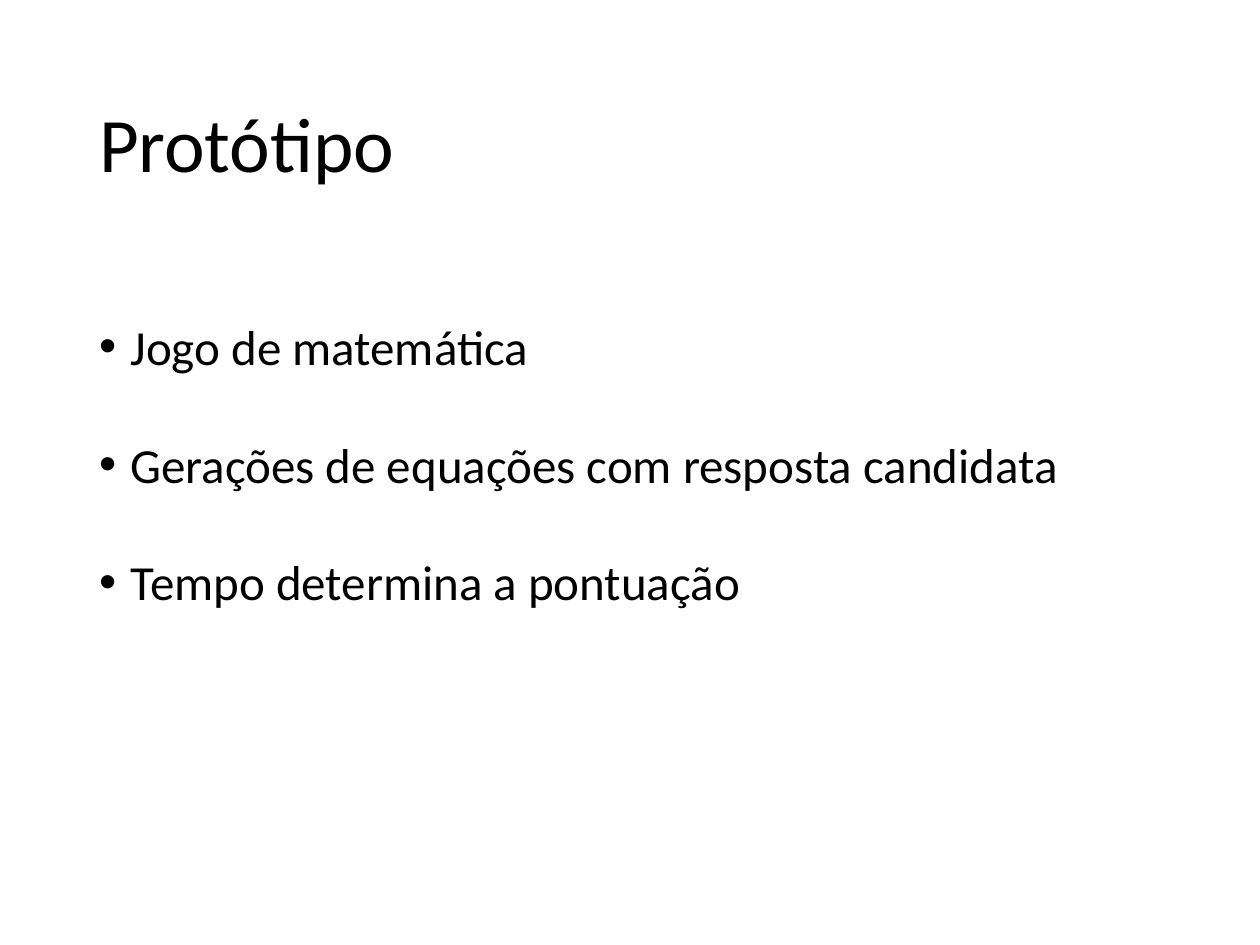
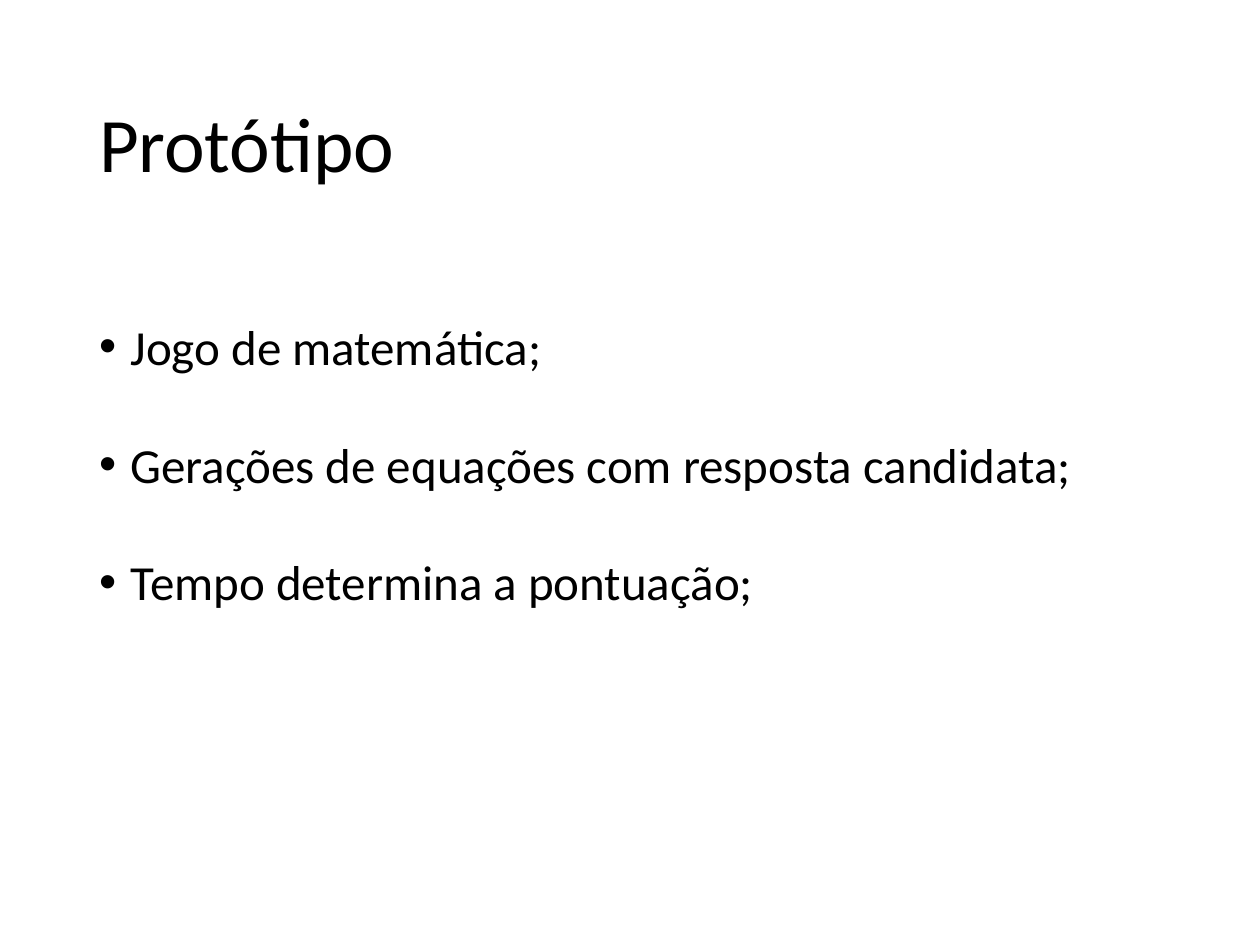
Before and after one commit to jeanCarloMachado/htmlLimitations, a slide deck: slide 11 of LimitacoesHTMLJogosMultiplataforma.odp. Drawn at 1260x945 pixels with LibreOffice and Linux fonts; fonts in the diff are those of the drawing; background and template pictures are left out. Boxes give left, top, right and bottom in pixels: in the first picture for what was removed or moved away, otherwise in the second. Text is boxed around its words. In the diff, an @@ line names an element or a change of style, - is before the commit and + after.

```diff
--- a/LimitacoesHTMLJogosMultiplataforma.odp
+++ b/LimitacoesHTMLJogosMultiplataforma.odp
@@ text at <box>131,331,1070,609</box>: text changed @@
-• Jogo de matemática
-• Gerações de equações com resposta candidata
-• Tempo determina a pontuação
+• Jogo de matemática;
+• Gerações de equações com resposta candidata;
+• Tempo determina a pontuação;
```
Also in this commit, not shown: 10 other slides changed, 3 slides removed, 1 other file.
